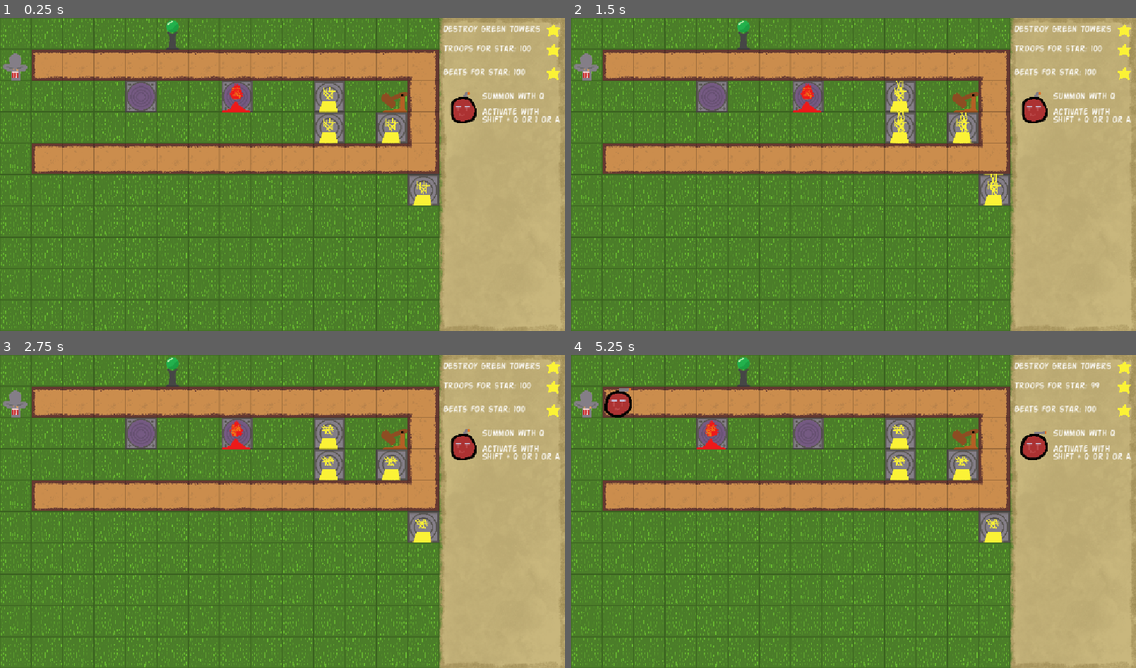
Above: before the commit, frames 1-4 (two rows, left to right).
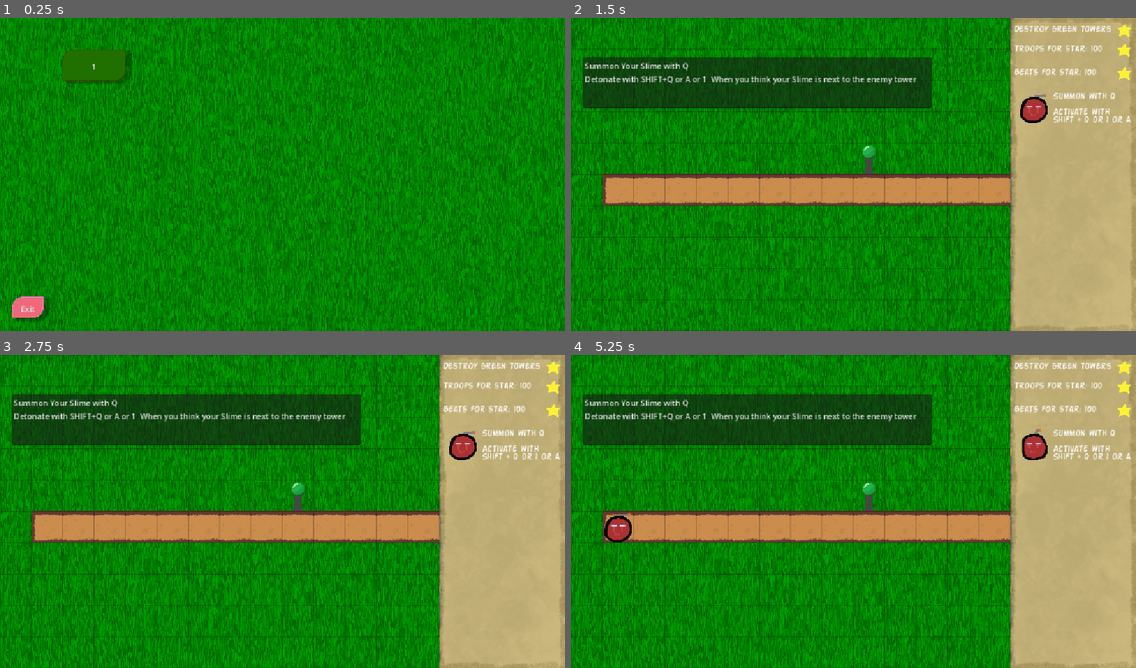
Above: after the commit, the same moments.

Repository: PeanutPiglet/SlimeTiming
Game: Godot game, scene res://levels/level_host.tscn
Same seed, same stepped clock (60 frames per second), same inputs: the game is played once before the commit and once after it.
Inputs (mouse positions are in pixels of both pictures, inside the frame that each line leads up to):
- Up to frame 1 (0.25 s): no input
- Up to frame 2 (1.5 s): click (667, 64) at 0.5 s, where only the run after the commit has a clickable "1"; tap A (act1) at 1.35 s
- Up to frame 3 (2.75 s): tap S (act2) at 2.1 s
- Up to frame 4 (5.25 s): tap D (act3) at 2.85 s; tap F (act4) at 3.6 s; hold Shift (active) 4.28-5.03 s; tap Q (spawn1) at 5.1 s

The runs differ from the first frame. In frame 1, 100% of the frame differs, in the area x 0-100%, y 0-100%; in frame 2, 78%; in frame 3, 78%; in frame 4, 78%.

Commit message:
feat: change host initial state

Diff:
--- a/scripts/level_host.gd
+++ b/scripts/level_host.gd
@@ -2,6 +2,7 @@
 
 @export var beattime:float = 0.75
 var beat_counter = -1
+var has_timer_began = false
 
 const TOTAL_LEVELS:int = 20
 var current_level:int = 0  # note: change to 1 for release
@@ -13,16 +14,18 @@
 
 # Called when the node enters the scene tree for the first time.
 func _ready() -> void:
-	#timer
+	toggle_selector()
+
+func try_start_timer():
+	if has_timer_began:
+		return
 	var timer = Timer.new()
 	timer.wait_time = beattime
 	timer.one_shot = false
 	timer.autostart = true
 	timer.timeout.connect(_on_timer_timeout)
 	add_child(timer)
-
-	load_level("res://levels/level" + str(current_level) + ".tscn")
-
+	has_timer_began = true
 
 # Called every frame. 'delta' is the elapsed time since the previous frame.
 func _process(delta: float) -> void:
@@ -74,6 +77,7 @@
 	if new_level_id >= 0:
 		current_level = new_level_id
 	add_child(active_level)
+	try_start_timer()
 
 func restart_level():
 	var next_level_path = "res://levels/level" + str(current_level) + ".tscn"
